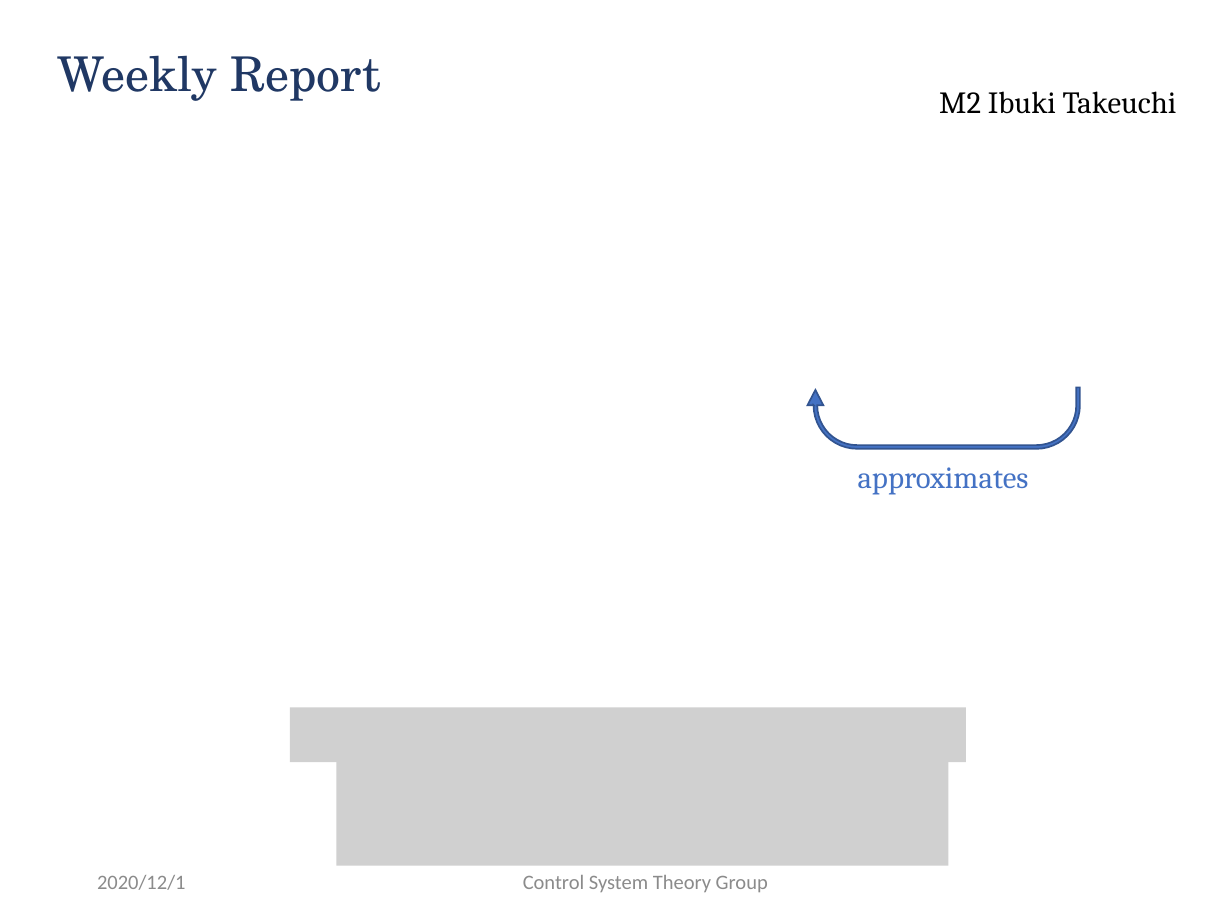
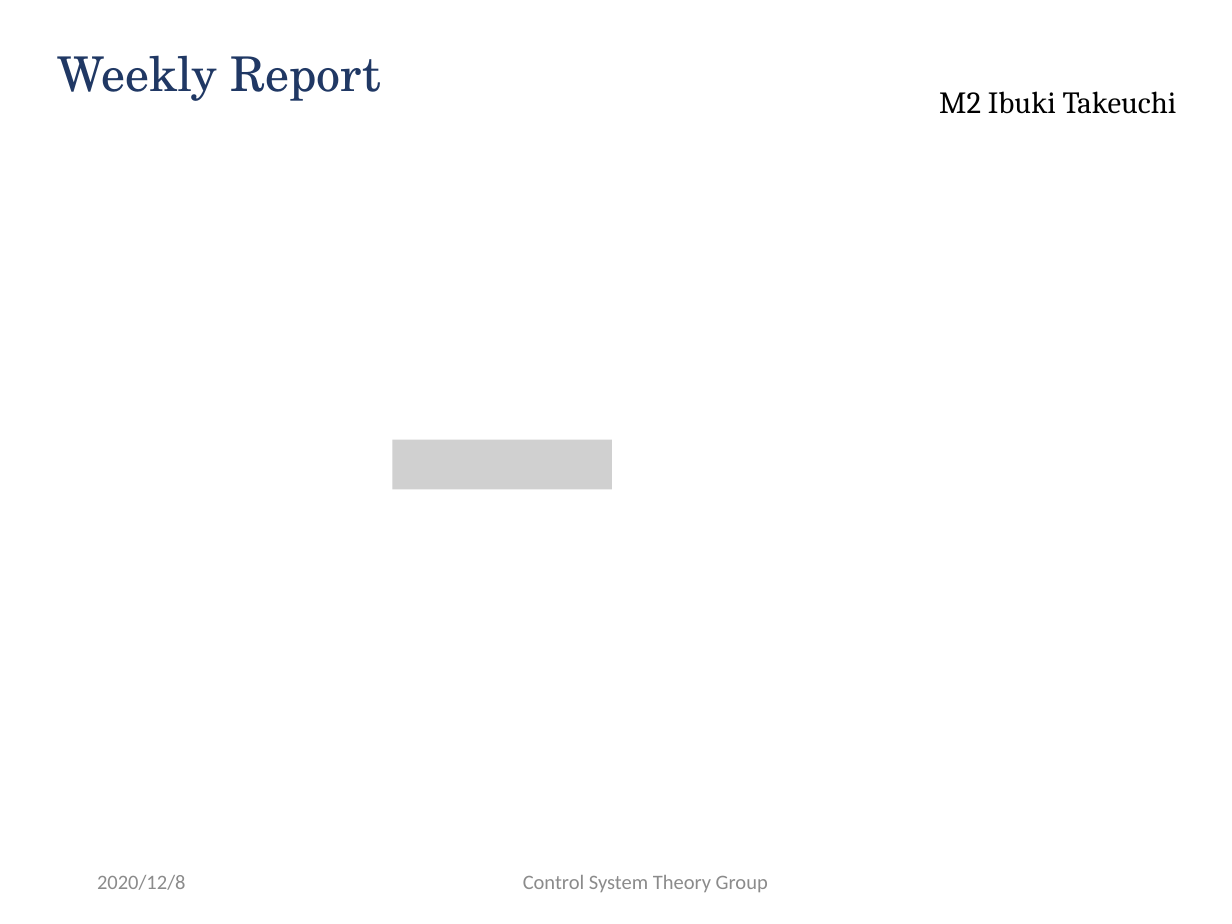
Before and after one commit to ibuki1024/weekly_report, a slide deck: slide 3 of report.pptx (slide 1 before the commit). Drawn at 1232x924 pixels with LibreOffice and Linux fonts; fonts in the diff are those of the drawing; grey boxes stand for pictures; background and template pictures are left out. Boxes give left, top, right and bottom in pixels: in the first picture for what was removed or moved away, otherwise in the second. Text is boxed around its words. In the diff, an @@ line names an element or a change of style, - is before the commit and + after.

```diff
--- a/report.pptx
+++ b/report.pptx
@@ uturn arrow removed at bbox=[807, 387, 1079, 448] @@
@@ picture added at bbox=[393, 440, 612, 489] @@
@@ text removed at bbox=[858, 467, 1029, 495] @@
-approximates
@@ picture removed at bbox=[290, 707, 966, 761] @@
@@ picture removed at bbox=[336, 752, 949, 866] @@
@@ text at bbox=[97, 875, 186, 890]: text changed @@
-2020/12/1
+2020/12/8
```
Also in this commit, not shown: 3 other slides changed, 3 slides added, 2 slides removed, 1 other file.
